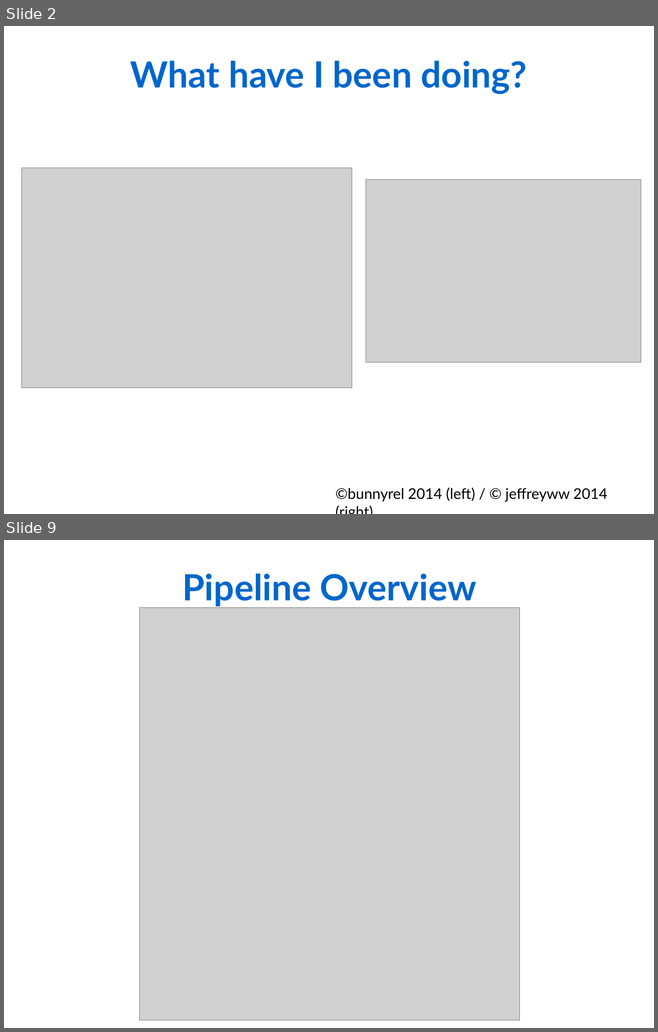
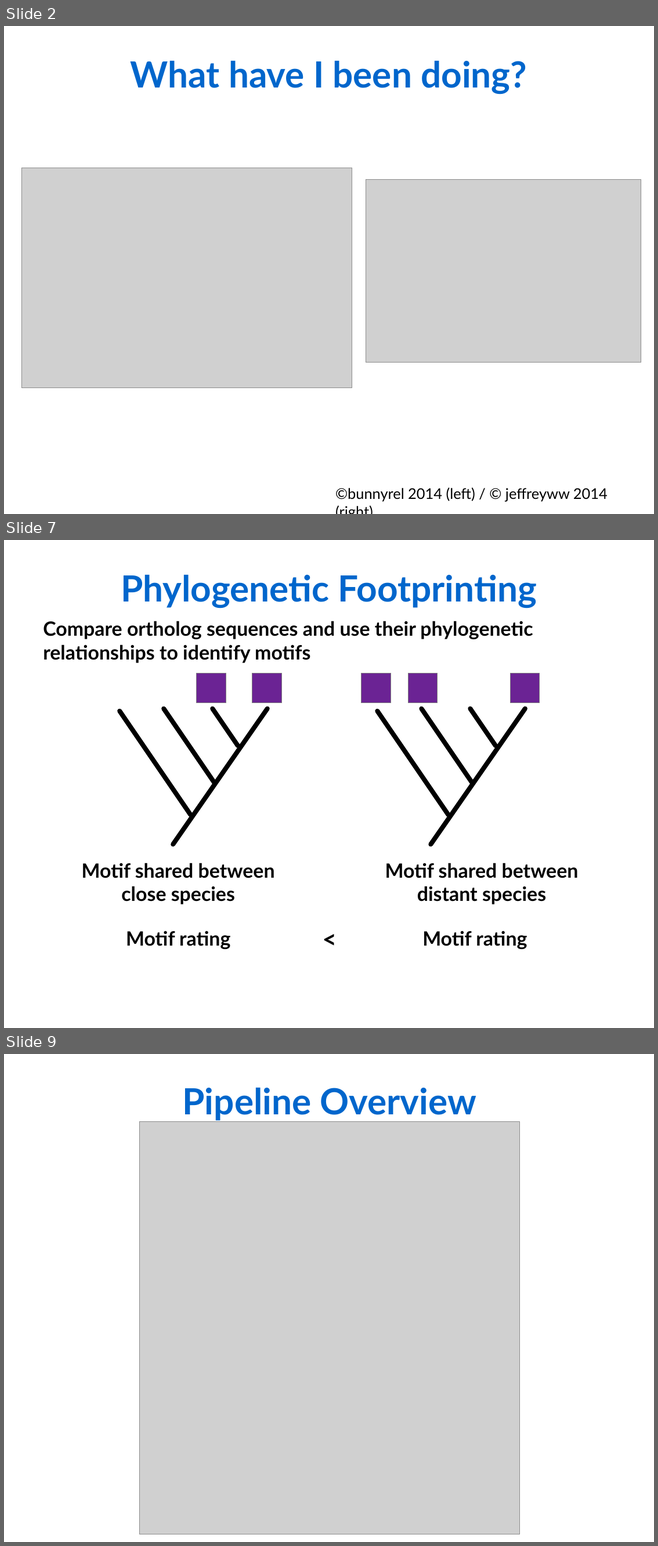
Before and after one commit to Rekyt/lynchlabpresentation2014, a slide deck: LabMeetingPresentation.odp. Shown one above the other, each under a label of ours: slides 2 and 9 before the commit, slides 2, 7 and 9 after it; the slides between them are not shown. The pictures are 658x1032 and 658x1546 pixels, drawn with LibreOffice and Linux fonts; fonts in the diff are those of the drawing; grey boxes stand for pictures. Boxes give left, top, right and bottom in pixels: in the first picture for what was removed or moved away, otherwise in the second. Text is boxed around its words. In the diff, an @@ line names an element or a change of style, - is before the commit and + after.

Commit message:
Added a slide on Phylogenetic footprinting

```diff
--- a/LabMeetingPresentation.odp
+++ b/LabMeetingPresentation.odp
@@ slide 7 added at (4, 540, 654, 1028), background #FFFFFF @@
@@ text added at (121, 575, 536, 608), 44 pt, text #0066CC, bold @@
+Phylogenetic Footprinting
@@ text added at (43, 621, 532, 663), 24 pt, text #000000, bold @@
+Compare ortholog sequences and use their phylogenetic relationships to identify motifs
@@ group added at (119, 673, 282, 844): 4 lines, 2 rectangles @@
@@ group added at (361, 673, 539, 844): 4 lines, 3 rectangles @@
@@ text added at (82, 862, 275, 904), 24 pt, text #000000, bold @@
+Motif shared between close species
@@ text added at (385, 862, 578, 904), 24 pt, text #000000, bold @@
+Motif shared between distant species
@@ text added at (317, 920, 342, 960), 30 pt, text #000000, bold @@
+<
@@ text added at (126, 931, 230, 949), 24 pt, text #000000, bold @@
+Motif rating
@@ text added at (422, 930, 527, 949), 24 pt, text #000000, bold @@
+Motif rating
```
Also in this commit, not shown: 5 slides changed, 1 other slide added, 2 slides removed.
